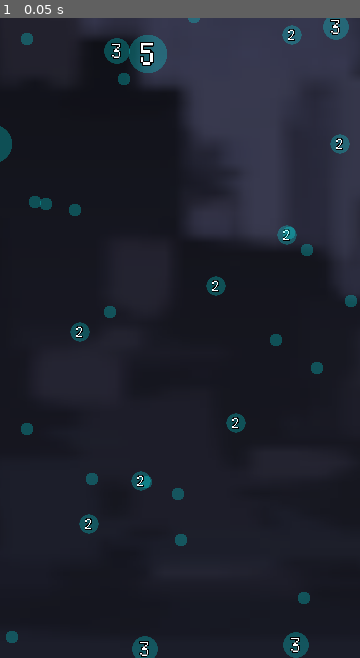
Above: before the commit, frame 1.
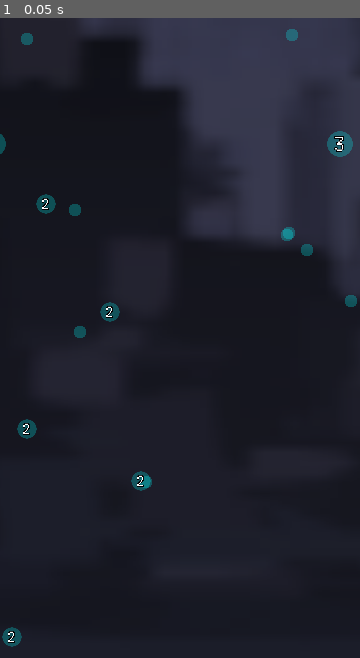
Above: after the commit, the same moment.

Repository: kamikoloss/sharking
Game: Godot game, scene res://scenes/server.tscn
Two runs of this game, one before a commit and one after it. Both use one fixed random seed, a clock stepped at 60 frames per second and the inputs below. This scene is started directly instead of the project's main scene.
Inputs:
- Up to frame 1 (0.05 s): no input

The runs differ from the first frame. In frame 1, 3.0% of the frame differs, in the area x 0-99%, y 0-100%.

Commit message:
壁に侵入したときダメージを受けるようにした

Diff:
--- a/scenes/client.tscn
+++ b/scenes/client.tscn
@@ -1,11 +1,10 @@
-[gd_scene load_steps=7 format=3 uid="uid://pliuagklgv5t"]
+[gd_scene load_steps=6 format=3 uid="uid://pliuagklgv5t"]
 
 [ext_resource type="Script" path="res://scripts/client.gd" id="1_rfnpf"]
 [ext_resource type="PackedScene" uid="uid://dqj72j3uqnvgo" path="res://addons/godot-websocket-nodes/WebSocketClient.tscn" id="2_gpgyy"]
 [ext_resource type="PackedScene" uid="uid://dhwvkf3taw8db" path="res://scenes/level.tscn" id="3_crljq"]
 [ext_resource type="PackedScene" uid="uid://52tpbo5enhtq" path="res://scenes/hero.tscn" id="5_e5wad"]
 [ext_resource type="Theme" uid="uid://cji20uu480k3h" path="res://themes/default.tres" id="6_63squ"]
-[ext_resource type="Texture2D" uid="uid://donorrfpj4qwd" path="res://images/base_square.png" id="6_o4myd"]
 
 [node name="Client" type="Node2D" node_paths=PackedStringArray("_level", "_ws_client", "_button_center", "_debug_label_game_mode", "_debug_label_peer_id", "_debug_label_hero_move_state", "_debug_label_hero_charge")]
 script = ExtResource("1_rfnpf")
@@ -13,10 +12,10 @@
 _hero_scene = ExtResource("5_e5wad")
 _ws_client = NodePath("WebSocketClient")
 _button_center = NodePath("CanvasLayer/Control/ButtonCenter")
-_debug_label_game_mode = NodePath("CanvasLayer/Control/Debug/LabelGameMode")
-_debug_label_peer_id = NodePath("CanvasLayer/Control/Debug/LabelPeerId")
-_debug_label_hero_move_state = NodePath("CanvasLayer/Control/Debug/LabelHeroMoveState")
-_debug_label_hero_charge = NodePath("CanvasLayer/Control/Debug/LabelHeroCharge")
+_debug_label_game_mode = NodePath("CanvasLayer/Control/Debug/States/LabelGameMode")
+_debug_label_peer_id = NodePath("CanvasLayer/Control/Debug/States/LabelPeerId")
+_debug_label_hero_move_state = NodePath("CanvasLayer/Control/Debug/States/LabelHeroMoveState")
+_debug_label_hero_charge = NodePath("CanvasLayer/Control/Debug/States/LabelHeroCharge")
 
 [node name="WebSocketClient" parent="." instance=ExtResource("2_gpgyy")]
 
@@ -57,77 +56,81 @@
 theme = ExtResource("6_63squ")
 text = "▶"
 
-[node name="PlayersBG" type="TextureRect" parent="CanvasLayer/Control"]
-modulate = Color(0, 0, 0, 0.501961)
+[node name="Debug" type="Control" parent="CanvasLayer/Control"]
+anchors_preset = 0
+offset_right = 40.0
+offset_bottom = 40.0
+
+[node name="States" type="VBoxContainer" parent="CanvasLayer/Control/Debug"]
 layout_mode = 0
-offset_right = 180.0
-offset_bottom = 160.0
-scale = Vector2(0.5, 0.5)
-texture = ExtResource("6_o4myd")
-expand_mode = 1
-
-[node name="Players" type="VBoxContainer" parent="CanvasLayer/Control"]
-layout_mode = 0
-offset_left = 5.0
-offset_right = 165.0
+offset_right = 160.0
 offset_bottom = 160.0
 scale = Vector2(0.5, 0.5)
 theme_override_constants/separation = 0
 
-[node name="Label" type="Label" parent="CanvasLayer/Control/Players"]
+[node name="LabelGameMode" type="Label" parent="CanvasLayer/Control/Debug/States"]
+layout_mode = 2
+theme = ExtResource("6_63squ")
+text = "MOD:XXXX"
+
+[node name="LabelPeerId" type="Label" parent="CanvasLayer/Control/Debug/States"]
+layout_mode = 2
+theme = ExtResource("6_63squ")
+text = "PID:XXXX"
+
+[node name="LabelHeroMoveState" type="Label" parent="CanvasLayer/Control/Debug/States"]
+layout_mode = 2
+theme = ExtResource("6_63squ")
+text = "MST:XXXX"
+
+[node name="LabelHeroCharge" type="Label" parent="CanvasLayer/Control/Debug/States"]
+layout_mode = 2
+theme = ExtResource("6_63squ")
+text = "CHR:0.00"
+
+[node name="Players" type="VBoxContainer" parent="CanvasLayer/Control/Debug"]
+layout_mode = 0
+offset_left = 280.0
+offset_right = 440.0
+offset_bottom = 160.0
+scale = Vector2(0.5, 0.5)
+theme_override_constants/separation = 0
+
+[node name="Label" type="Label" parent="CanvasLayer/Control/Debug/Players"]
 layout_mode = 2
 theme = ExtResource("6_63squ")
 text = "PX:9999"
 
-[node name="Label2" type="Label" parent="CanvasLayer/Control/Players"]
+[node name="Label2" type="Label" parent="CanvasLayer/Control/Debug/Players"]
 layout_mode = 2
 theme = ExtResource("6_63squ")
 text = "PX:9999"
 
-[node name="Label3" type="Label" parent="CanvasLayer/Control/Players"]
+[node name="Label3" type="Label" parent="CanvasLayer/Control/Debug/Players"]
 layout_mode = 2
 theme = ExtResource("6_63squ")
 text = "PX:9999"
 
-[node name="Label4" type="Label" parent="CanvasLayer/Control/Players"]
+[node name="Label4" type="Label" parent="CanvasLayer/Control/Debug/Players"]
 layout_mode = 2
 theme = ExtResource("6_63squ")
 text = "PX:9999"
 
-[node name="DebugBG" type="TextureRect" parent="CanvasLayer/Control"]
-modulate = Color(0, 0, 0, 0.501961)
+[node name="Version" type="VBoxContainer" parent="CanvasLayer/Control/Debug"]
 layout_mode = 0
-offset_left = 270.0
-offset_right = 450.0
-offset_bottom = 160.0
-scale = Vector2(0.5, 0.5)
-texture = ExtResource("6_o4myd")
-expand_mode = 1
-
-[node name="Debug" type="VBoxContainer" parent="CanvasLayer/Control"]
-layout_mode = 0
-offset_left = 275.0
-offset_right = 435.0
+offset_right = 720.0
 offset_bottom = 160.0
 scale = Vector2(0.5, 0.5)
 theme_override_constants/separation = 0
 
-[node name="LabelGameMode" type="Label" parent="CanvasLayer/Control/Debug"]
+[node name="Label" type="Label" parent="CanvasLayer/Control/Debug/Version"]
 layout_mode = 2
 theme = ExtResource("6_63squ")
-text = "MOD:XXXX"
+text = "SHARKING"
+horizontal_alignment = 1
 
-[node name="LabelPeerId" type="Label" parent="CanvasLayer/Control/Debug"]
+[node name="Label2" type="Label" parent="CanvasLayer/Control/Debug/Version"]
 layout_mode = 2
 theme = ExtResource("6_63squ")
-text = "PID:XXXX"
-
-[node name="LabelHeroMoveState" type="Label" parent="CanvasLayer/Control/Debug"]
-layout_mode = 2
-theme = ExtResource("6_63squ")
-text = "MST:XXXX"
-
-[node name="LabelHeroCharge" type="Label" parent="CanvasLayer/Control/Debug"]
-layout_mode = 2
-theme = ExtResource("6_63squ")
-text = "CHR:0.00"
+text = "v0.0.0"
+horizontal_alignment = 1
--- a/scenes/hero.tscn
+++ b/scenes/hero.tscn
@@ -10,6 +10,7 @@
 radius = 40.0
 
 [node name="Hero" type="Area2D" node_paths=PackedStringArray("_camera", "_sprite", "_exp_label", "_arrow", "_arrow_square", "_arrow_square_ct", "_arrow_square_bg")]
+scale = Vector2(3, 3)
 script = ExtResource("1_ifnkb")
 _camera = NodePath("Camera2D")
 _sprite = NodePath("Sprite2D")
--- a/scenes/level.tscn
+++ b/scenes/level.tscn
@@ -24,46 +24,46 @@
 [node name="Walls" type="Node2D" parent="."]
 modulate = Color(0.501961, 0.25098, 0.25098, 0.501961)
 
-[node name="StaticBody2D" type="StaticBody2D" parent="Walls" groups=["Wall"]]
+[node name="Area2D" type="Area2D" parent="Walls" groups=["Wall"]]
 position = Vector2(0, -800)
 scale = Vector2(16, 1)
 
-[node name="Sprite2D" type="Sprite2D" parent="Walls/StaticBody2D"]
+[node name="Sprite2D" type="Sprite2D" parent="Walls/Area2D"]
 texture = ExtResource("2_3d4xe")
 
-[node name="CollisionShape2D" type="CollisionShape2D" parent="Walls/StaticBody2D"]
+[node name="CollisionShape2D" type="CollisionShape2D" parent="Walls/Area2D"]
 shape = SubResource("RectangleShape2D_u1w2v")
 
-[node name="StaticBody2D2" type="StaticBody2D" parent="Walls" groups=["Wall"]]
+[node name="Area2D2" type="Area2D" parent="Walls" groups=["Wall"]]
 position = Vector2(0, 800)
 scale = Vector2(16, 1)
 
-[node name="Sprite2D" type="Sprite2D" parent="Walls/StaticBody2D2"]
+[node name="Sprite2D" type="Sprite2D" parent="Walls/Area2D2"]
 texture = ExtResource("2_3d4xe")
 
-[node name="CollisionShape2D" type="CollisionShape2D" parent="Walls/StaticBody2D2"]
+[node name="CollisionShape2D" type="CollisionShape2D" parent="Walls/Area2D2"]
 shape = SubResource("RectangleShape2D_u1w2v")
 
-[node name="StaticBody2D3" type="StaticBody2D" parent="Walls" groups=["Wall"]]
+[node name="Area2D3" type="Area2D" parent="Walls" groups=["Wall"]]
 position = Vector2(-800, 0)
 rotation = 1.5708
 scale = Vector2(16, 1)
 
-[node name="Sprite2D" type="Sprite2D" parent="Walls/StaticBody2D3"]
+[node name="Sprite2D" type="Sprite2D" parent="Walls/Area2D3"]
 texture = ExtResource("2_3d4xe")
 
-[node name="CollisionShape2D" type="CollisionShape2D" parent="Walls/StaticBody2D3"]
+[node name="CollisionShape2D" type="CollisionShape2D" parent="Walls/Area2D3"]
 shape = SubResource("RectangleShape2D_u1w2v")
 
-[node name="StaticBody2D4" type="StaticBody2D" parent="Walls" groups=["Wall"]]
+[node name="Area2D4" type="Area2D" parent="Walls" groups=["Wall"]]
 position = Vector2(800, 0)
 rotation = 1.5708
 scale = Vector2(16, 1)
 
-[node name="Sprite2D" type="Sprite2D" parent="Walls/StaticBody2D4"]
+[node name="Sprite2D" type="Sprite2D" parent="Walls/Area2D4"]
 texture = ExtResource("2_3d4xe")
 
-[node name="CollisionShape2D" type="CollisionShape2D" parent="Walls/StaticBody2D4"]
+[node name="CollisionShape2D" type="CollisionShape2D" parent="Walls/Area2D4"]
 shape = SubResource("RectangleShape2D_u1w2v")
 
 [node name="Exps" type="Node2D" parent="."]
--- a/scripts/hero.gd
+++ b/scripts/hero.gd
@@ -66,6 +66,7 @@
 var _charge_duration = _charge_duration_default
 
 var _tweens: Dictionary = {} # { TweenType: Tween, ... }
+var _move_start_position: Vector2 # 移動を開始した位置
 
 
 func _ready() -> void:
@@ -147,6 +148,7 @@
 func move(dest_position: Vector2, before_duration: float, move_duration: float) -> void:
 	move_started.emit(dest_position, move_duration)
 	move_state = MoveState.MOVING
+	_move_start_position = self.position
 
 	var direction = rad_to_deg(position.angle_to_point(dest_position)) + 90.0
 	direction = _clamp_deg(direction)
@@ -174,10 +176,15 @@
 
 
 func _on_area_entered(area: Area2D) -> void:
+	# EXP
 	if area is Exp:
 		exp_point += area.point
 		if is_local:
 			got_exp_ids.append(area.id)
+	# Wall
+	if area.is_in_group("Wall"):
+		exp_point -= 10
+		move(_move_start_position, 0.5, 1.0)
 
 
 func _process_rotate_direction(delta: float) -> void:
--- a/scripts/level.gd
+++ b/scripts/level.gd
@@ -36,9 +36,15 @@
 	if is_client:
 		return []
 
-	var exps = _get_exps_to_limit()
-	for exp in exps:
+	var exps: Array[Exp] = []
+
+	while (_exp_point_sum < _exp_point_sum_max):
+		var random_point = _exp_point_list.pick_random()
+		var random_position = _get_random_position()
+		var exp = Exp.new(random_point, random_position)
+		_exp_point_sum += random_point
 		spawn_exp(-1, exp.point, exp.position)
+		exps.append(exp)
 
 	return exps
 
@@ -62,6 +68,9 @@
 	_exps_parent_node.add_child(exp_instance)
 	exps_on_level[exp_instance.id] = exp_instance
 
+	if not is_client:
+		print("(Level/spawn_exp) _exp_point_sum: %s" % [_exp_point_sum])
+
 
 # EXP を破壊する
 func despawn_exp(id: int) -> void:
@@ -72,6 +81,9 @@
 	_exp_point_sum -= exps_on_level[id].point
 	exps_on_level[id].destroy()
 	exps_on_level.erase(id)
+
+	if not is_client:
+		print("(Level/despawn_exp) _exp_point_sum: %s" % [_exp_point_sum])
 
 
 # Hero を生成する
@@ -106,22 +118,6 @@
 	heros_on_level[pid].position = pos
 
 
-# 上限になるまでの EXP のリストを取得する
-func _get_exps_to_limit() -> Array[Exp]:
-	var exps: Array[Exp] = []
-	var point_sum = _exp_point_sum
-
-	while (point_sum < _exp_point_sum_max):
-		var random_point = _exp_point_list.pick_random()
-		var random_position = _get_random_position()
-		var exp_data = Exp.new(random_point, random_position)
-
-		point_sum += random_point
-		exps.append(exp_data)
-
-	return exps
-
-
 # Level 内のランダムな座標を取得する
 func _get_random_position() -> Vector2:
 	var x = _rng.randi_range(_level_size * -1, _level_size)
